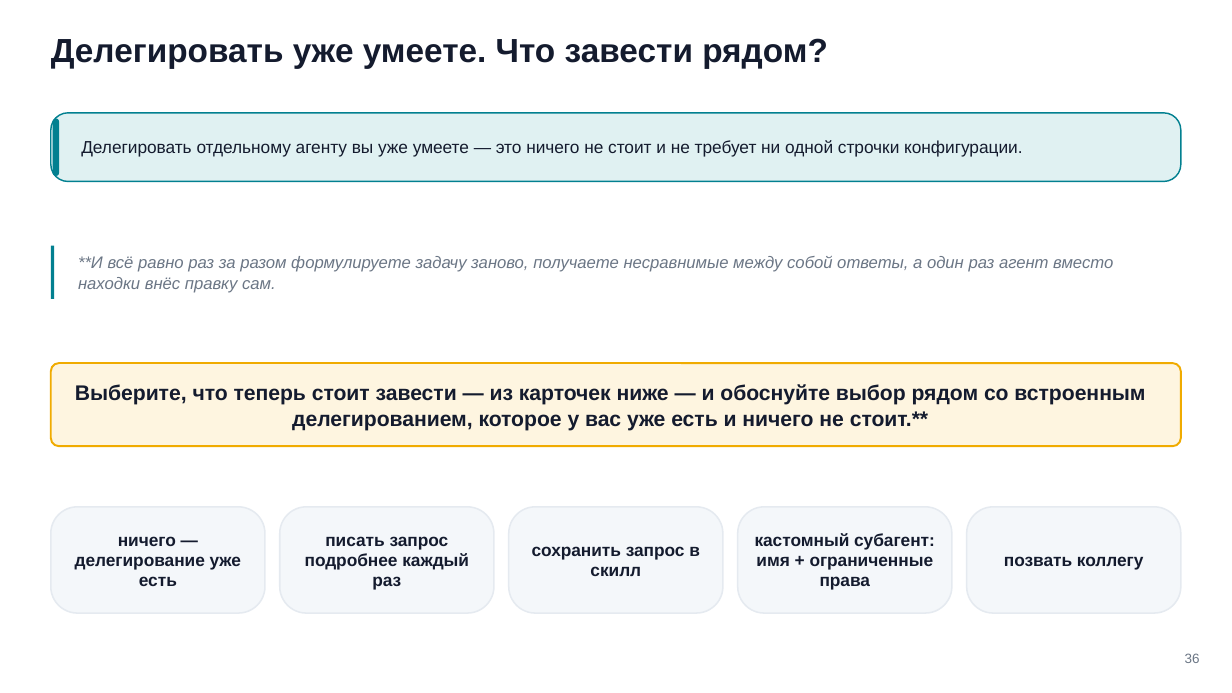
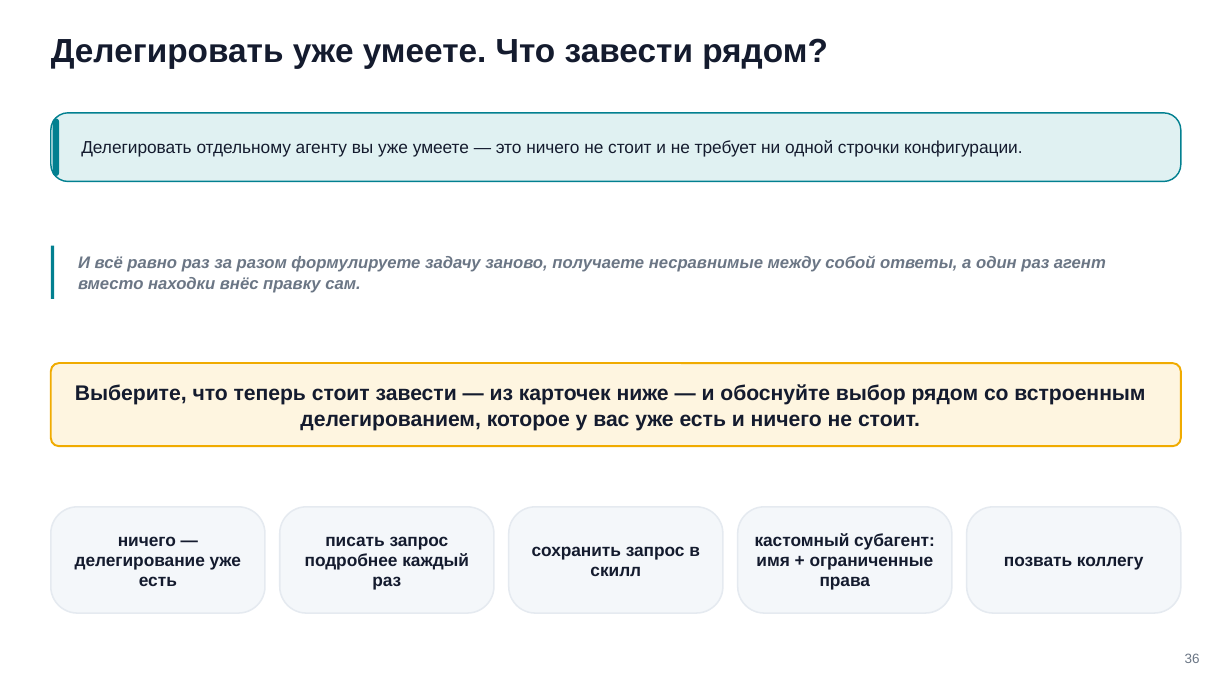
Before and after one commit to tellina-study/AI-usage-lessons, a slide deck: slide 36 of library/seminars/sem-06/rendered/sem-06.pptx. Drawn at 1232x693 pixels with LibreOffice and Linux fonts; fonts in the diff are those of the drawing. Boxes give left, top, right and bottom in pixels: in the first picture for what was removed or moved away, otherwise in the second. Text is boxed around its words. In the diff, an @@ line names an element or a change of style, - is before the commit and + after.

```diff
--- a/library/seminars/sem-06/rendered/sem-06.pptx
+++ b/library/seminars/sem-06/rendered/sem-06.pptx
@@ text at [78, 256, 1106, 293]: text changed; bold on @@
-**И всё равно раз за разом формулируете задачу заново, получаете несравнимые между собой ответы, а один раз агент вместо находки внёс правку сам.
+И всё равно раз за разом формулируете задачу заново, получаете несравнимые между собой ответы, а один раз агент вместо находки внёс правку сам.
@@ text at [75, 384, 1145, 431]: text changed @@
-Выберите, что теперь стоит завести — из карточек ниже — и обоснуйте выбор рядом со встроенным делегированием, которое у вас уже есть и ничего не стоит.**
+Выберите, что теперь стоит завести — из карточек ниже — и обоснуйте выбор рядом со встроенным делегированием, которое у вас уже есть и ничего не стоит.
```
Also in this commit, not shown: 4 other slides changed, 8 other files.
